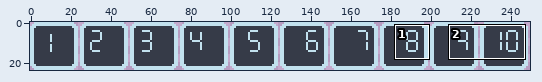
Edited in one commit: pixel-art file (Art/numbers.aseprite). Above, an overview of the earlier version with the close-up marked.
Close-up. As it was:
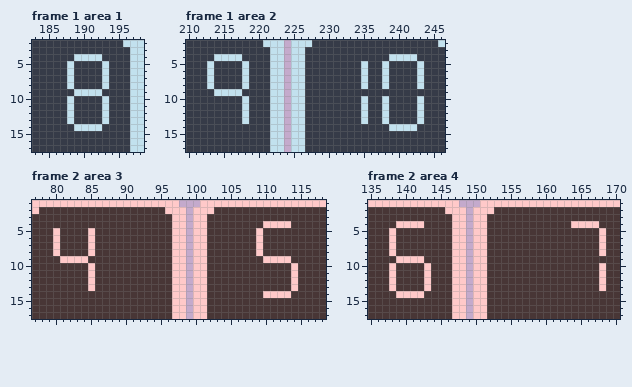
250x24 pixels, 2 frames. Shown: frame 1 area 1: x 183..198, y 2..17; frame 1 area 2: x 210..246, y 2..17; frame 2 area 3: x 77..118, y 1..17; frame 2 area 4: x 135..170, y 1..17. The commit also changed other frames or places, which this record leaves out.
New version:
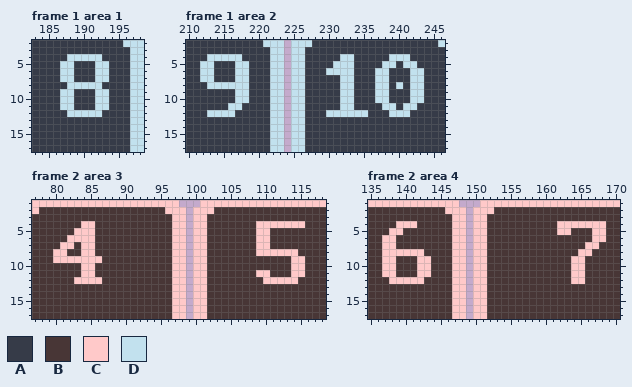
Palette (. is transparent): A #363b48  B #483636  C #ffc9c9  D #c2e1ee
Changes in this commit:
--- frame 1 area 1, layer "Layer 2"
@@ x 185..195 @@
  3 AAAAAAAAAAA
- 4 AAAADDDDAAA
- 5 AAADAAAADAA
- 6 AAADAAAADAA
- 7 AAADAAAADAA
- 8 AAADAAAADAA
- 9 AAAADDDDAAA
-10 AAADAAAADAA
-11 AAADAAAADAA
-12 AAADAAAADAA
-13 AAADAAAADAA
-14 AAAADDDDAAA
+ 4 AAADDDDDAAA
+ 5 AADDAAADDAA
+ 6 AADDAAADDAA
+ 7 AADDAAADDAA
+ 8 AAADDDDDAAA
+ 9 AADDAAADDAA
+10 AADDAAADDAA
+11 AADDAAADDAA
+12 AAADDDDDAAA
+13 AAAAAAAAAAA
+14 AAAAAAAAAAA
 15 AAAAAAAAAAA
--- frame 1 area 2, layer "Layer 2"
@@ x 210..246 @@
  3 AAAAAAAAAAAADD.DDAAAAAAAAAAAAAAAAAAAA
- 4 AAAADDDDAAAADD.DDAAAAAAAAAAAADDDDAAAA
- 5 AAADAAAADAAADD.DDAAAAAAAADAADAAAADAAA
- 6 AAADAAAADAAADD.DDAAAAAAAADAADAAAADAAA
- 7 AAADAAAADAAADD.DDAAAAAAAADAADAAAADAAA
- 8 AAADAAAADAAADD.DDAAAAAAAADAADAAAADAAA
- 9 AAAADDDDAAAADD.DDAAAAAAAAAAAAAAAAAAAA
-10 AAAAAAAADAAADD.DDAAAAAAAADAADAAAADAAA
-11 AAAAAAAADAAADD.DDAAAAAAAADAADAAAADAAA
-12 AAAAAAAADAAADD.DDAAAAAAAADAADAAAADAAA
-13 AAAAAAAADAAADD.DDAAAAAAAADAADAAAADAAA
-14 AAAAAAAAAAAADD.DDAAAAAAAAAAAADDDDAAAA
+ 4 AAADDDDDAAAADD.DDAAAAADDAAAAADDDAAAAA
+ 5 AADDAAADDAAADD.DDAAAADDDAAAADDADDAAAA
+ 6 AADDAAADDAAADD.DDAAADDDDAAADDAAADDAAA
+ 7 AADDAAADDAAADD.DDAAAAADDAAADDAAADDAAA
+ 8 AAADDDDDDAAADD.DDAAAAADDAAADDADADDAAA
+ 9 AAAAAAADDAAADD.DDAAAAADDAAADDAAADDAAA
+10 AAAAAAADDAAADD.DDAAAAADDAAADDAAADDAAA
+11 AAAAAADDAAAADD.DDAAAAADDAAAADDADDAAAA
+12 AAADDDDAAAAADD.DDAAADDDDDDAAADDDAAAAA
+13 AAAAAAAAAAAADD.DDAAAAAAAAAAAAAAAAAAAA
+14 AAAAAAAAAAAADD.DDAAAAAAAAAAAAAAAAAAAA
 15 AAAAAAAAAAAADD.DDAAAAAAAAAAAAAAAAAAAA
--- frame 2 area 3, layer "Layer 2"
@@ x 77..118 @@
  3 BBBBBBBBBBBBBBBBBBBBCC.CCBBBBBBBBBBBBBBBBB
- 4 BBBBBBBBBBBBBBBBBBBBCC.CCBBBBBBBBCCCCBBBBB
- 5 BBBCBBBBCBBBBBBBBBBBCC.CCBBBBBBBCBBBBBBBBB
- 6 BBBCBBBBCBBBBBBBBBBBCC.CCBBBBBBBCBBBBBBBBB
- 7 BBBCBBBBCBBBBBBBBBBBCC.CCBBBBBBBCBBBBBBBBB
- 8 BBBCBBBBCBBBBBBBBBBBCC.CCBBBBBBBCBBBBBBBBB
- 9 BBBBCCCCBBBBBBBBBBBBCC.CCBBBBBBBBCCCCBBBBB
-10 BBBBBBBBCBBBBBBBBBBBCC.CCBBBBBBBBBBBBCBBBB
-11 BBBBBBBBCBBBBBBBBBBBCC.CCBBBBBBBBBBBBCBBBB
-12 BBBBBBBBCBBBBBBBBBBBCC.CCBBBBBBBBBBBBCBBBB
-13 BBBBBBBBCBBBBBBBBBBBCC.CCBBBBBBBBBBBBCBBBB
-14 BBBBBBBBBBBBBBBBBBBBCC.CCBBBBBBBBCCCCBBBBB
+ 4 BBBBBBBCCBBBBBBBBBBBCC.CCBBBBBBBCCCCCCCBBB
+ 5 BBBBBBCCCBBBBBBBBBBBCC.CCBBBBBBBCCBBBBBBBB
+ 6 BBBBBCCCCBBBBBBBBBBBCC.CCBBBBBBBCCBBBBBBBB
+ 7 BBBBCCBCCBBBBBBBBBBBCC.CCBBBBBBBCCBBBBBBBB
+ 8 BBBCCBBCCBBBBBBBBBBBCC.CCBBBBBBBCCCCCCBBBB
+ 9 BBBCCCCCCCBBBBBBBBBBCC.CCBBBBBBBBBBBBCCBBB
+10 BBBBBBBCCBBBBBBBBBBBCC.CCBBBBBBBBBBBBCCBBB
+11 BBBBBBBCCBBBBBBBBBBBCC.CCBBBBBBBCCBBBCCBBB
+12 BBBBBBCCCCBBBBBBBBBBCC.CCBBBBBBBBCCCCCBBBB
+13 BBBBBBBBBBBBBBBBBBBBCC.CCBBBBBBBBBBBBBBBBB
+14 BBBBBBBBBBBBBBBBBBBBCC.CCBBBBBBBBBBBBBBBBB
 15 BBBBBBBBBBBBBBBBBBBBCC.CCBBBBBBBBBBBBBBBBB
--- frame 2 area 4, layer "Layer 2"
@@ x 135..170 @@
  3 BBBBBBBBBBBBCC.CCBBBBBBBBBBBBBBBBBBB
- 4 BBBBCCCCBBBBCC.CCBBBBBBBBBBBBCCCCBBB
- 5 BBBCBBBBBBBBCC.CCBBBBBBBBBBBBBBBBCBB
- 6 BBBCBBBBBBBBCC.CCBBBBBBBBBBBBBBBBCBB
- 7 BBBCBBBBBBBBCC.CCBBBBBBBBBBBBBBBBCBB
- 8 BBBCBBBBBBBBCC.CCBBBBBBBBBBBBBBBBCBB
- 9 BBBBCCCCBBBBCC.CCBBBBBBBBBBBBBBBBBBB
-10 BBBCBBBBCBBBCC.CCBBBBBBBBBBBBBBBBCBB
-11 BBBCBBBBCBBBCC.CCBBBBBBBBBBBBBBBBCBB
-12 BBBCBBBBCBBBCC.CCBBBBBBBBBBBBBBBBCBB
-13 BBBCBBBBCBBBCC.CCBBBBBBBBBBBBBBBBCBB
-14 BBBBCCCCBBBBCC.CCBBBBBBBBBBBBBBBBBBB
+ 4 BBBBCCCBBBBBCC.CCBBBBBBBBBBCCCCCCCBB
+ 5 BBBCCBBBBBBBCC.CCBBBBBBBBBBCCBBBCCBB
+ 6 BBCCBBBBBBBBCC.CCBBBBBBBBBBBBBBBCCBB
+ 7 BBCCBBBBBBBBCC.CCBBBBBBBBBBBBBBCCBBB
+ 8 BBCCCCCCBBBBCC.CCBBBBBBBBBBBBBCCBBBB
+ 9 BBCCBBBCCBBBCC.CCBBBBBBBBBBBBCCBBBBB
+10 BBCCBBBCCBBBCC.CCBBBBBBBBBBBBCCBBBBB
+11 BBCCBBBCCBBBCC.CCBBBBBBBBBBBBCCBBBBB
+12 BBBCCCCCBBBBCC.CCBBBBBBBBBBBBCCBBBBB
+13 BBBBBBBBBBBBCC.CCBBBBBBBBBBBBBBBBBBB
+14 BBBBBBBBBBBBCC.CCBBBBBBBBBBBBBBBBBBB
 15 BBBBBBBBBBBBCC.CCBBBBBBBBBBBBBBBBBBB
